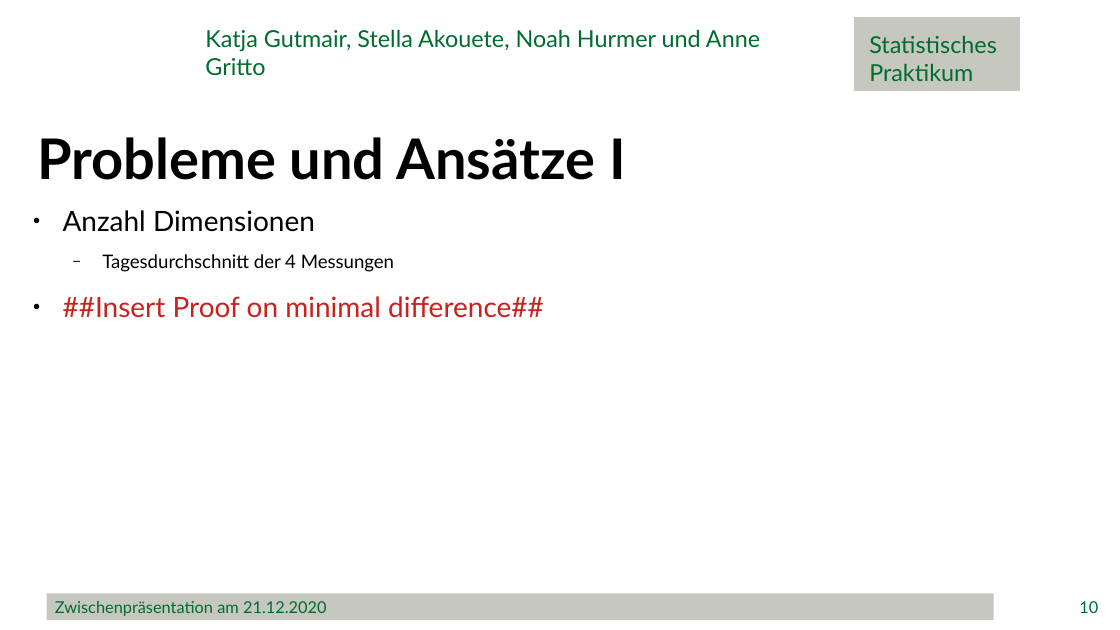
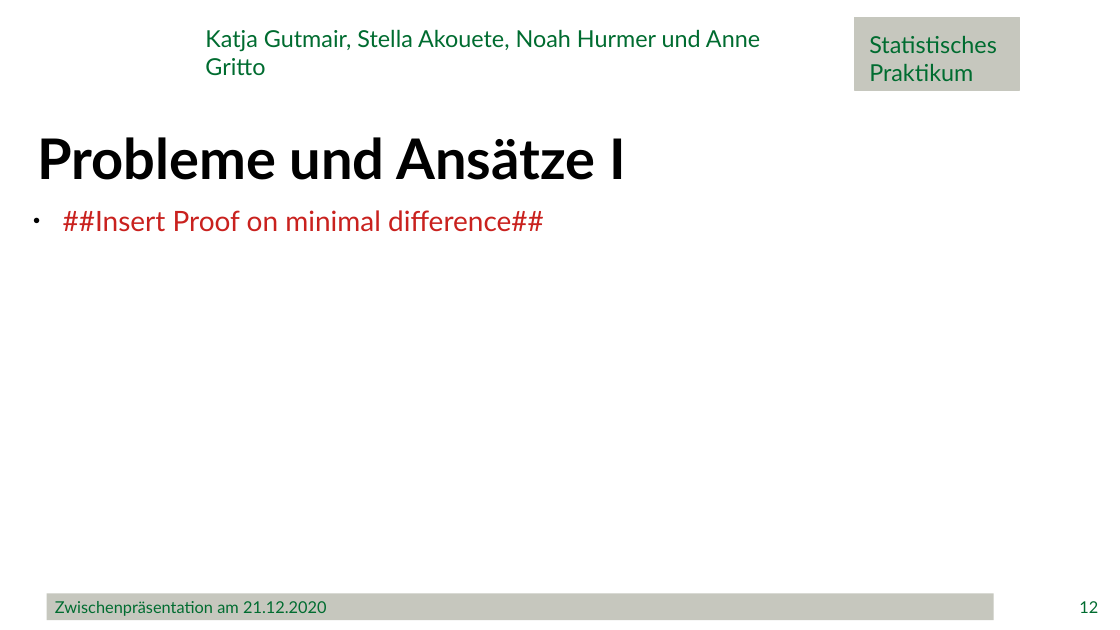
Before and after one commit to minimops/weatherFrog, a slide deck: slide 12 of ppt/Zwischenpraesentation_v1.1.pptx (slide 10 before the commit). Drawn at 1120x630 pixels with LibreOffice and Linux fonts; fonts in the diff are those of the drawing; background and template pictures are left out. Boxes give left, top, right and bottom in pixels: in the first picture for what was removed or moved away, otherwise in the second. Text is boxed around its words. In the diff, an @@ line names an element or a change of style, - is before the commit and + after.

```diff
--- a/ppt/Zwischenpraesentation_v1.1.pptx
+++ b/ppt/Zwischenpraesentation_v1.1.pptx
@@ text at bbox=[63, 210, 394, 272]: paragraphs removed @@
-● Anzahl Dimensionen
-  − Tagesdurchschnitt der 4 Messungen
@@ page number at bbox=[1079, 601, 1098, 613]: text changed @@
-10
+12
```
Also in this commit, not shown: 11 other slides changed, 2 slides added.
